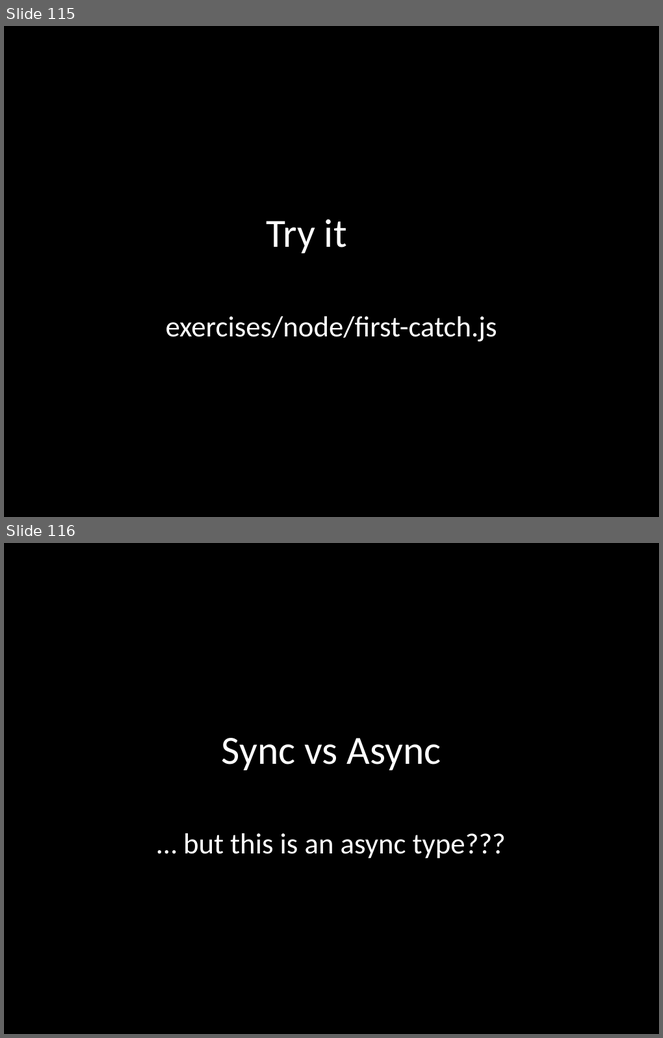
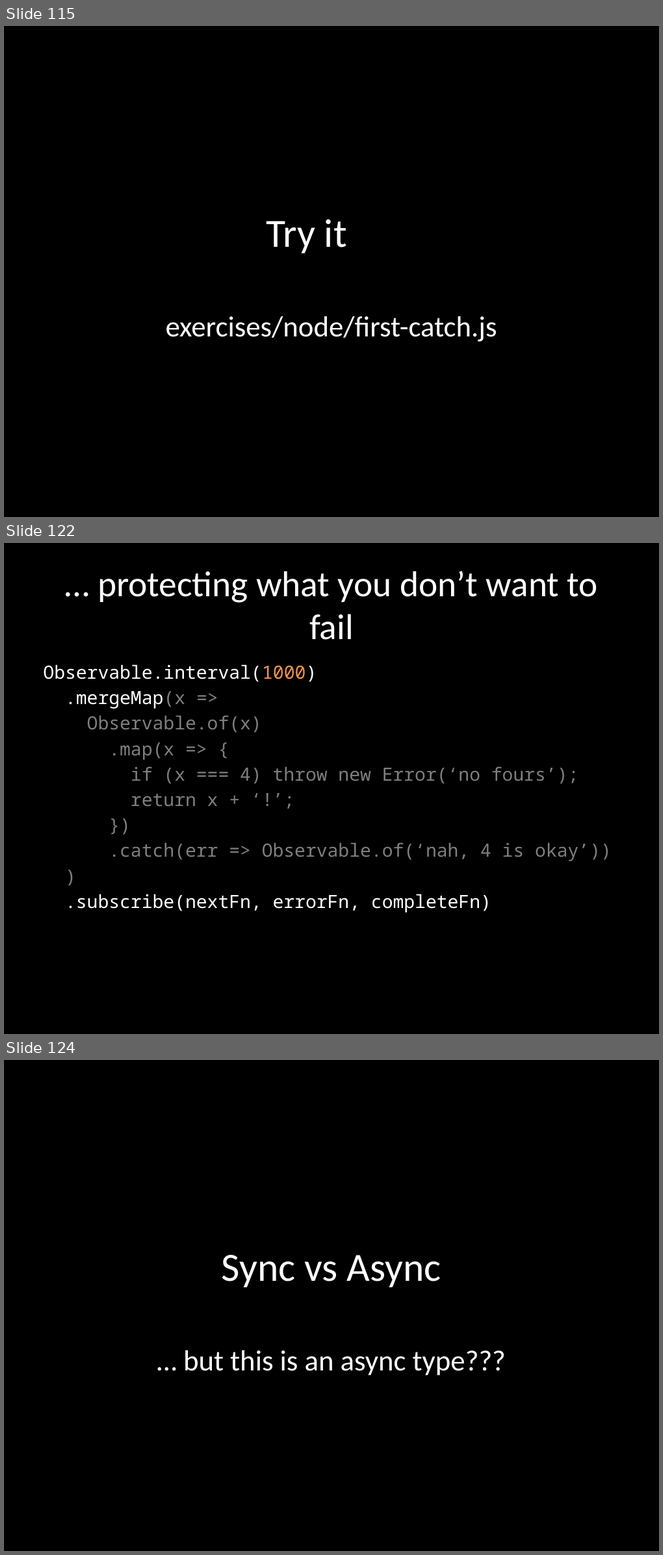
Before and after one commit to benlesh/rxjs-workshop-angular, a slide deck: rxjs-workshop.pptx. Shown one above the other, each under a label of ours: slides 115 and 116 before the commit, slides 115, 122 and 124 after it; the slides between them are not shown. The pictures are 663x1038 and 663x1555 pixels, drawn with LibreOffice and Linux fonts; fonts in the diff are those of the drawing. Boxes give left, top, right and bottom in pixels: in the first picture for what was removed or moved away, otherwise in the second. Text is boxed around its words. In the diff, an @@ line names an element or a change of style, - is before the commit and + after.

```diff
--- a/rxjs-workshop.pptx
+++ b/rxjs-workshop.pptx
@@ slide 122 added at (x1=4, y1=543, x2=659, y2=1034), background #000000 @@
@@ title added at (x1=98, y1=571, x2=598, y2=640), 39.6 pt, text #FFFFFF @@
+… protecting what you don’t want to fail
@@ text added at (x1=43, y1=665, x2=612, y2=913), 20 pt, text #7F7F7F @@
+Observable.interval(1000)
+.mergeMap(x =>
+Observable.of(x)
+.map(x => {
+if (x === 4) throw new Error(‘no fours’);
+return x + ‘!’;
+})
+.catch(err => Observable.of(‘nah, 4 is okay’))
+)
+.subscribe(nextFn, errorFn, completeFn)
@@ what was slide 116 is now slide 124 @@
```
Also in this commit, not shown: 2 slides changed, 7 other slides added, 8 other files.
